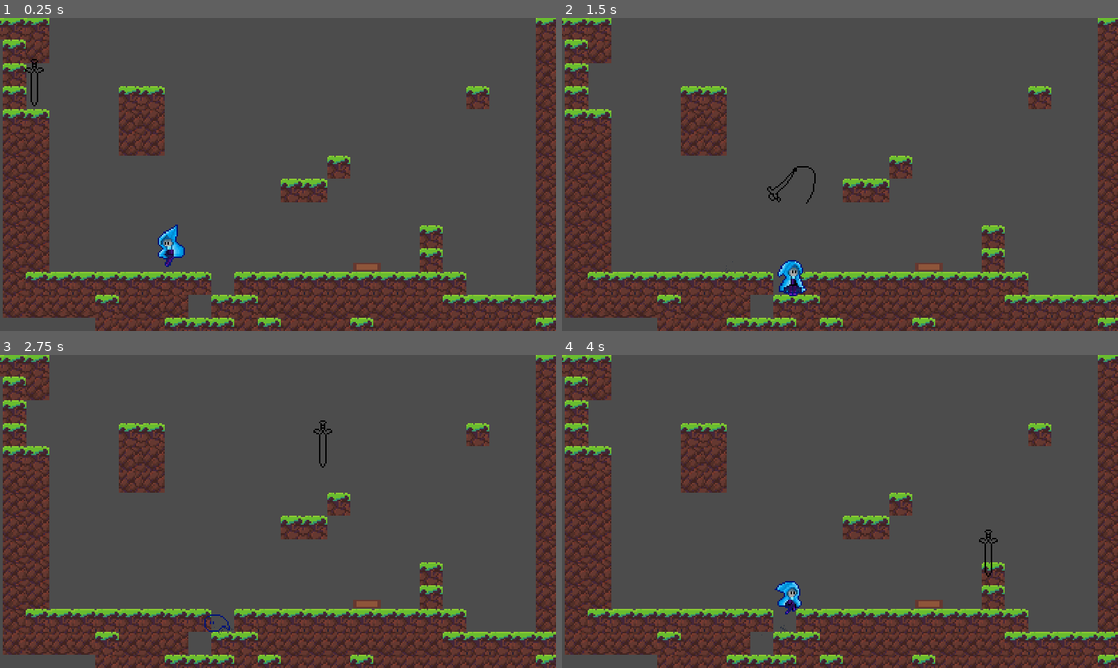
Above: before the commit, frames 1-4 (two rows, left to right).
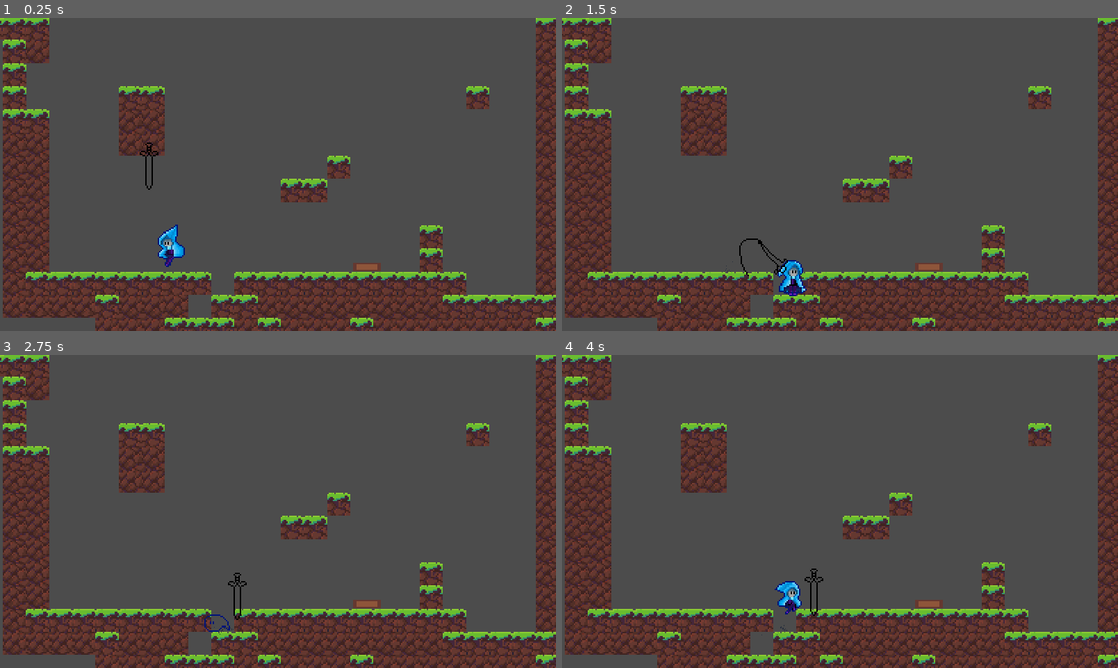
Above: after the commit, the same moments.

Repository: suomanic/LittleBlueHat
Game: Godot game, scene res://Levels/grass.tscn
Two runs of this game, one before a commit and one after it. Both use one fixed random seed, a clock stepped at 60 frames per second and the inputs below.
Inputs (mouse positions are in pixels of both pictures, inside the frame that each line leads up to):
- Up to frame 1 (0.25 s): no input
- Up to frame 2 (1.5 s): move the mouse to (962, 158) at 0.52 s; hold S (Crouch) 0.53-1.28 s; hold D (move_right) from 0.53 s (still down); tap Space (jump) at 0.77 s; move the mouse to (728, 190) at 1.27 s; click (728, 190) at 1.35 s
- Up to frame 3 (2.75 s): tap Space (jump) at 1.52 s; move the mouse to (333, 442) at 2.02 s; release D (move_right) at 2.03 s; hold A (move_left) from 2.03 s (still down); hold S (Crouch) from 2.03 s (still down)
- Up to frame 4 (4 s): move the mouse to (812, 574) at 2.77 s; release A (move_left) at 2.78 s; release S (Crouch) at 2.78 s; hold D (move_right) from 2.78 s (still down); click (812, 574) at 2.85 s; tap Space (jump) at 3.02, 3.77 s; move the mouse to (1006, 558) at 3.52 s; hold S (Crouch) from 3.53 s (still down)

The runs differ from the first frame. In frame 1, 0.2% of the frame differs, in the area x 4-29%, y 13-55%; in frame 2, 0.2%, in the area x 31-46%, y 47-83%; in frame 3, 0.2%; in frame 4, 0.2%.

Commit message:
Add: 武器悬浮和跟随效果

Diff:
--- a/Actors/Player/Player.tscn
+++ b/Actors/Player/Player.tscn
@@ -235,7 +235,7 @@
 shape = SubResource( 6 )
 
 [node name="Sword" parent="." instance=ExtResource( 5 )]
-position = Vector2( 22, 0 )
+position = Vector2( 15, -15 )
 script = ExtResource( 6 )
 
 [connection signal="area_entered" from="Trigger" to="." method="_spring_area_entered"]
--- a/Actors/Weapon/Sword/Sword.gd
+++ b/Actors/Weapon/Sword/Sword.gd
@@ -4,9 +4,65 @@
 	pass
 
 func _physics_process(delta):
-	self.global_position = self.global_position.linear_interpolate(owner.input_module.mouse_global_position,0.1)
-
+	set_as_toplevel(true)
+	_move()
 
 	if Input.is_action_just_pressed("attack"):
 		$AnimationPlayer.play("attack")
 	pass
+
+# 追随角色的该武器(self)是否正在换边过程中
+var on_changing_side : = Vector2(false, false)
+
+func _move() :
+	# 该武器(self)位置和角色位置的目标偏移量
+	var target_offset : Vector2
+	# 当前鼠标位置和角色位置的偏移量
+	var mouse_offset_from_chara : = Vector2(owner.input_module.mouse_global_position - owner.global_position)
+	# 当前该武器(self)位置和角色位置的偏移量
+	var weapon_offset_from_chara : = Vector2(self.global_position - owner.global_position)
+
+	if(mouse_offset_from_chara.x > 0) :
+		scale.x = 1
+		target_offset = Vector2(15, -15)
+
+		# 如果鼠标、该武器(self)并不在角色所在位置的左右两边，但是该武器(self)并没有到达它应该到的位置，
+		# 则认为该武器(self)仍在左右换边过程中，不去动on_changing_side.x
+		# 否则，则认为该武器(self)的左右换边过程已经结束，设置on_changing_side_x为false
+		if weapon_offset_from_chara.x > (target_offset.x - 0.11) :
+			on_changing_side.x = false
+		# 如果鼠标、该武器(self)正好在角色所在位置的左右两边，说明要换方向了，设置on_changing_side.x为true
+		elif weapon_offset_from_chara.x < 0 :
+			on_changing_side.x = true
+	else :
+		scale.x = -1
+		target_offset = Vector2(-15, -15)
+
+		# 同上
+		if weapon_offset_from_chara.x < (target_offset.x + 0.11) :
+			on_changing_side.x = false
+		# 同上
+		elif weapon_offset_from_chara.x > 0 :
+			on_changing_side.x = true
+
+	# 线性插值的时候的取值间隔
+	var linear_interpolate_scale_rate : = Vector2(0.2, 0.1)
+
+	# 如果追随角色的该武器(self)正在左右换边，设置一下非线性动画平滑
+	if on_changing_side.x :
+		linear_interpolate_scale_rate.x = 0.2
+
+		# 追随角色的该武器(self)正在左右换边时，如果鼠标和角色运动方向同向，
+		# 为了防止追不上角色，把linear_interpolate_scale_rate.x调大
+		if owner.direction.x * mouse_offset_from_chara.x > 0 :
+			linear_interpolate_scale_rate.x = 0.5
+
+	# 如果追随角色的该武器(self)没有在左右换边的过程中，为了防止追不上角色，
+	# 把linear_interpolate_scale_rate.x调大
+	else :
+		linear_interpolate_scale_rate.x = 0.5
+
+	# 水平方向非线性动画
+	self.global_position = self.global_position.linear_interpolate(Vector2(owner.global_position.x + target_offset.x, self.global_position.y), linear_interpolate_scale_rate.x)
+	# 垂直方向非线性动画
+	self.global_position = self.global_position.linear_interpolate(Vector2(self.global_position.x, owner.global_position.y + target_offset.y + mouse_offset_from_chara.y / 20), linear_interpolate_scale_rate.y)
--- a/Actors/Weapon/Sword/Sword.tscn
+++ b/Actors/Weapon/Sword/Sword.tscn
@@ -22,6 +22,7 @@
 [node name="Sword" type="Node2D"]
 
 [node name="Sprite" type="Sprite" parent="."]
+position = Vector2( 5.5, 8 )
 texture = ExtResource( 1 )
 hframes = 9
 
--- a/Levels/TestLevel.tscn
+++ b/Levels/TestLevel.tscn
@@ -228,17 +228,17 @@
 format = 1
 tile_data = PoolIntArray( 196605, 0, 0, 196606, 0, 2, 262141, 0, 65536, 262142, 0, 65538, 327677, 0, 65536, 327678, 0,  …(1890 unchanged characters)…
 
+[node name="Camera2D" type="Camera2D" parent="."]
+position = Vector2( 144, 144 )
+current = true
+zoom = Vector2( 0.2, 0.2 )
+
+[node name="Spring" parent="." instance=ExtResource( 3 )]
+position = Vector2( 210, 219 )
+
+[node name="JumpBufferTimer" type="Timer" parent="."]
+
 [node name="Player" parent="." instance=ExtResource( 1 )]
 position = Vector2( 144, 144 )
 acceleration = 40.0
 deceleration = 40.0
-
-[node name="Camera2D" type="Camera2D" parent="."]
-position = Vector2( 144, 144 )
-current = true
-zoom = Vector2( 0.2, 0.2 )
-
-[node name="Spring" parent="." instance=ExtResource( 3 )]
-position = Vector2( 210, 219 )
-
-[node name="JumpBufferTimer" type="Timer" parent="."]
